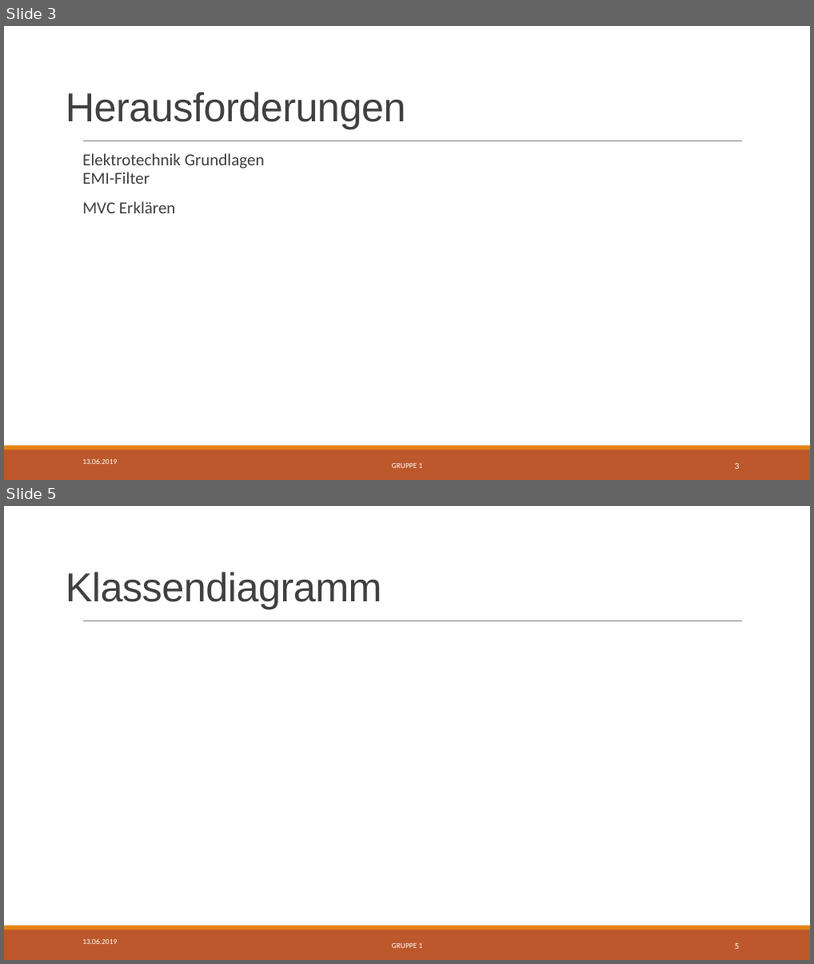
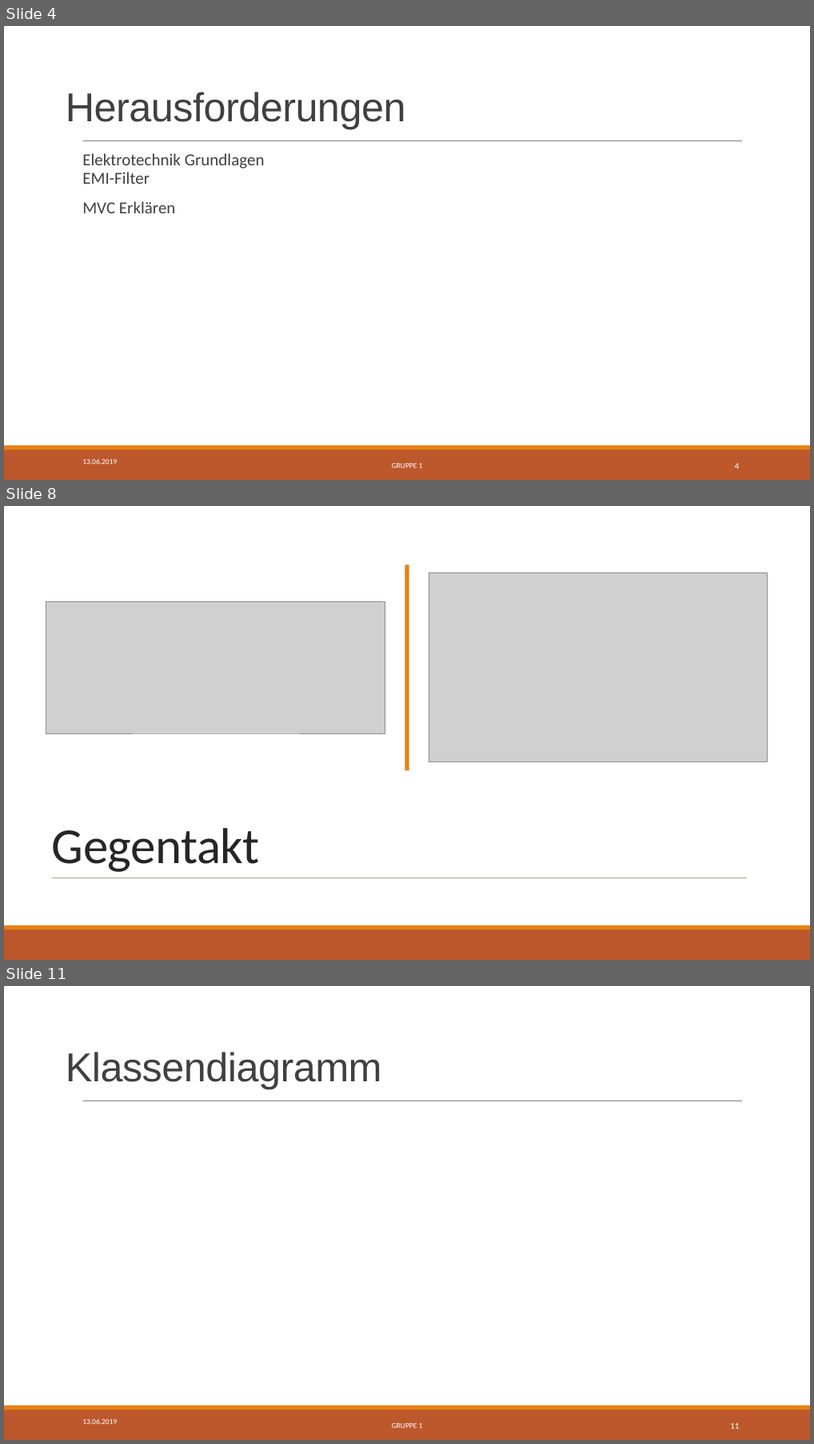
Before and after one commit to Swissmade41/EMI-Filter, a slide deck: Präsentation/SchlussPräsentation.pptx. Shown one above the other, each under a label of ours: slides 3 and 5 before the commit, slides 4, 8 and 11 after it; the slides between them are not shown. The pictures are 814x964 and 814x1444 pixels, drawn with LibreOffice and Linux fonts; fonts in the diff are those of the drawing; grey boxes stand for pictures. Boxes give left, top, right and bottom in pixels: in the first picture for what was removed or moved away, otherwise in the second. Text is boxed around its words. In the diff, an @@ line names an element or a change of style, - is before the commit and + after.

```diff
--- a/Präsentation/SchlussPräsentation.pptx
+++ b/Präsentation/SchlussPräsentation.pptx
@@ slide 8 added at (x1=4, y1=506, x2=810, y2=960), background #FFFFFF @@
@@ rectangle added at (x1=4, y1=506, x2=810, y2=925), fill #FFFFFF @@
@@ rectangle added at (x1=405, y1=564, x2=410, y2=770), fill #E48312 @@
@@ picture added at (x1=430, y1=573, x2=768, y2=762) @@
@@ picture added at (x1=46, y1=601, x2=385, y2=733) @@
@@ title added at (x1=52, y1=828, x2=260, y2=872), 60 pt, text #262626 @@
+Gegentakt
@@ line added from (52, 877) to (747, 877), #637052 0.5 pt @@
@@ rectangle added at (x1=4, y1=925, x2=810, y2=929), fill #E48312 @@
@@ rectangle added at (x1=4, y1=929, x2=810, y2=960), fill #BD582C @@
@@ what was slide 3 is now slide 4 @@
@@ page number at (x1=735, y1=463, x2=740, y2=468): text changed @@
-3
+4
@@ what was slide 5 is now slide 11 @@
@@ page number at (x1=730, y1=1423, x2=739, y2=1428): text changed @@
-5
+11
```
Also in this commit, not shown: 1 slide changed, 5 other slides added.
